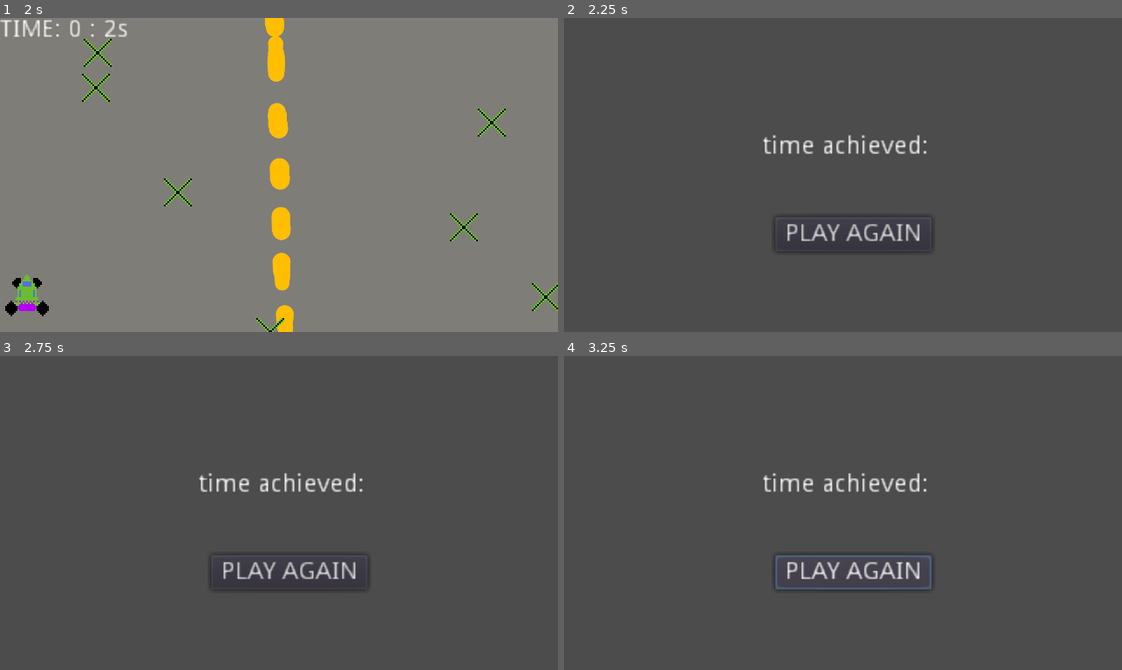
Above: before the commit, frames 1-4 (two rows, left to right).
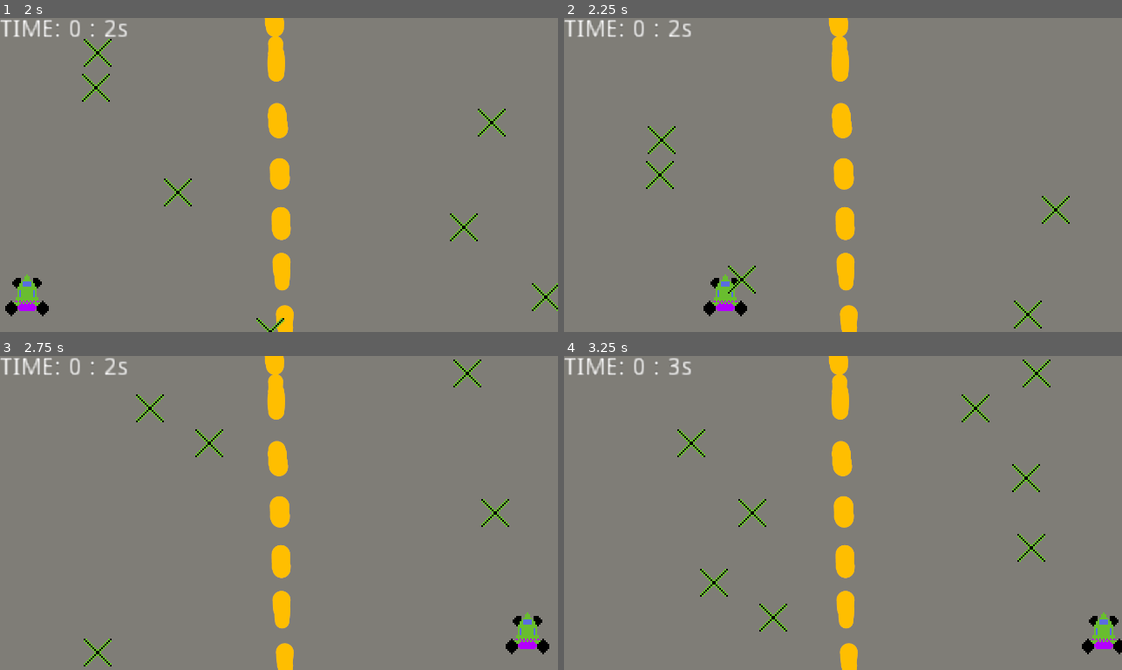
Above: after the commit, the same moments.

Repository: SzymanskiFilip/Racing2D-Godot
Game: Godot game, scene res://Scenes/GameScene.tscn
Same seed, same stepped clock (60 frames per second), same inputs: the game is played once before the commit and once after it.
Inputs (mouse positions are in pixels of both pictures, inside the frame that each line leads up to):
- Up to frame 1 (2 s): hold Right (ui_right) 0.53-1.28 s; hold Left (ui_left) from 1.28 s (still down)
- Up to frame 2 (2.25 s): release Left (ui_left) at 2.03 s; hold Right (ui_right) from 2.03 s (still down)
- Up to frame 3 (2.75 s): keep holding Right (ui_right)
- Up to frame 4 (3.25 s): release Right (ui_right) at 2.75 s; click (854, 572) at 2.75 s, where only the run before the commit has a clickable "PLAY AGAIN"

Frame 1 is identical in both runs. In frame 2, 100% of the frame differs, in the area x 0-100%, y 0-100%; in frame 3, 100%; in frame 4, 100%.

Commit message:
change to gamescene on play button press

Diff:
--- a/Scenes/EndScreen.tscn
+++ b/Scenes/EndScreen.tscn
@@ -1,8 +1,11 @@
-[gd_scene format=2]
+[gd_scene load_steps=2 format=2]
+
+[ext_resource path="res://Scenes/EndScreen.gd" type="Script" id=1]
 
 [node name="EndScreen" type="Control"]
 anchor_right = 1.0
 anchor_bottom = 1.0
+script = ExtResource( 1 )
 __meta__ = {
 "_edit_use_anchors_": false
 }
@@ -13,6 +16,9 @@
 margin_right = 210.639
 margin_bottom = 134.36
 text = "PLAY AGAIN"
+__meta__ = {
+"_edit_use_anchors_": false
+}
 
 [node name="Label" type="Label" parent="."]
 margin_left = 113.746
@@ -24,3 +30,5 @@
 __meta__ = {
 "_edit_use_anchors_": false
 }
+
+[connection signal="pressed" from="Button" to="." method="_on_Button_pressed"]
